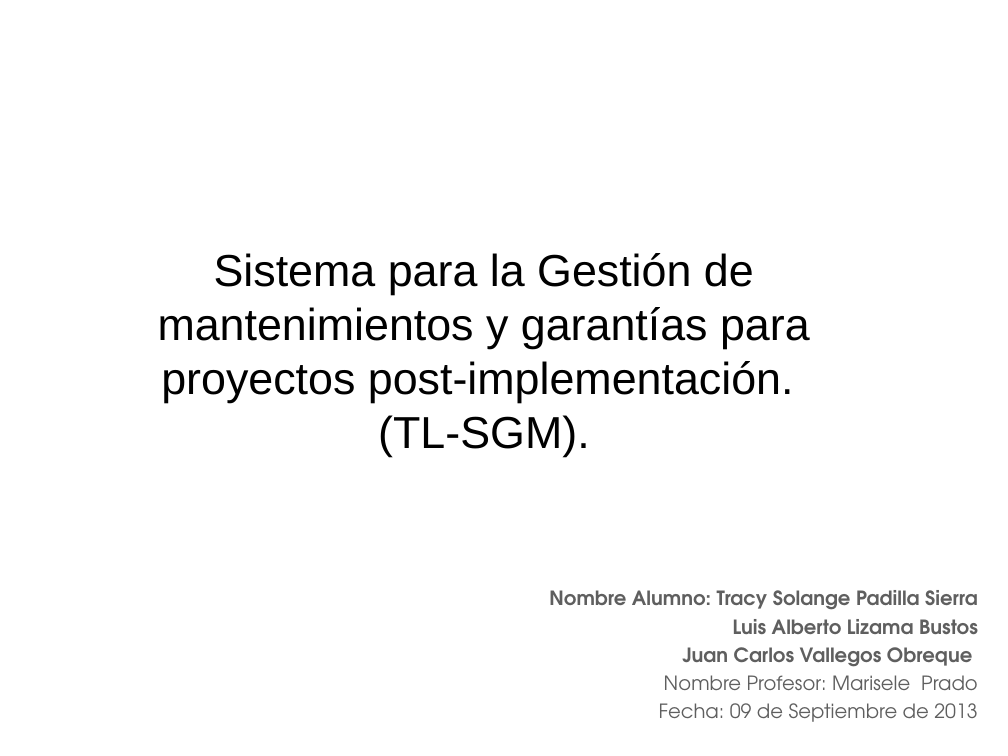
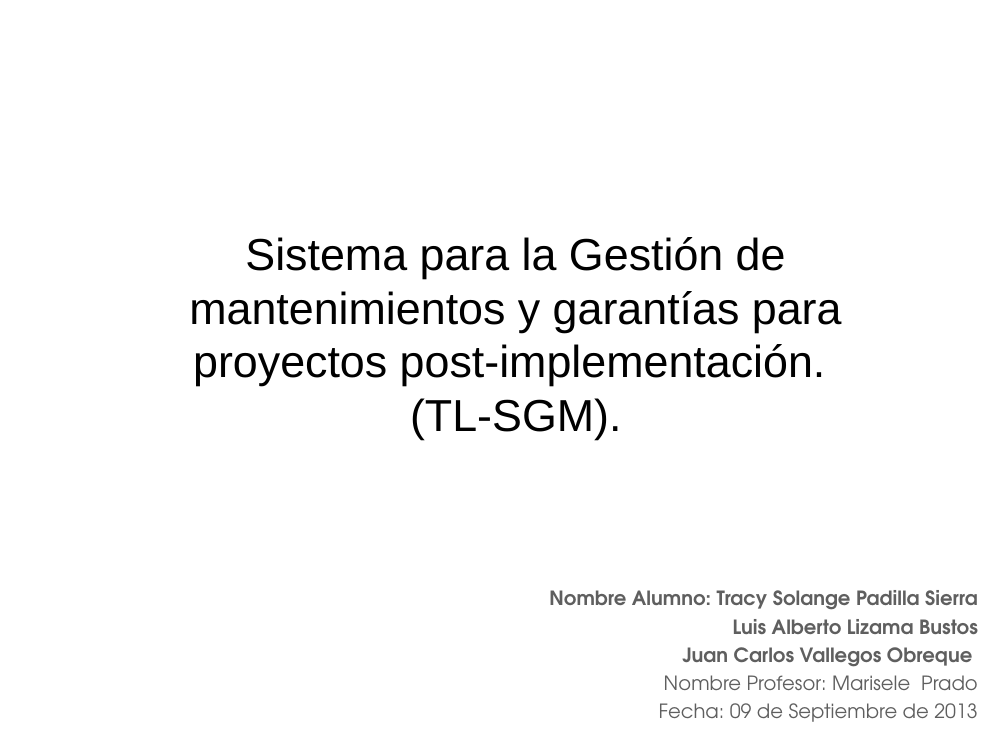
Before and after one commit to luxohcf/sgm-lazos, a slide deck: slide 1 of Ante-Proyecto (entrega 20130909)/Documentación/Presentación Ante-proyecto.ppt. Drawn at 1008x756 pixels with LibreOffice and Linux fonts; fonts in the diff are those of the drawing; background and template pictures are left out. Boxes give left, top, right and bottom in pixels: in the first picture for what was removed or moved away, otherwise in the second. Text is boxed around its words. In the diff, an @@ line names an element or a change of style, - is before the commit and + after.

```diff
--- a/Ante-Proyecto (entrega 20130909)/Documentación/Presentación Ante-proyecto.ppt
+++ b/Ante-Proyecto (entrega 20130909)/Documentación/Presentación Ante-proyecto.ppt
@@ text "Sistema para la Gestión de ...": place and size @@
-text "Sistema para la Gestión de ..." at [158, 253, 810, 457]
+text "Sistema para la Gestión de ..." at [189, 237, 842, 440]
```
Also in this commit, not shown: 1 other slide changed, 5 slides added, 1 slide removed, 3 other files.
